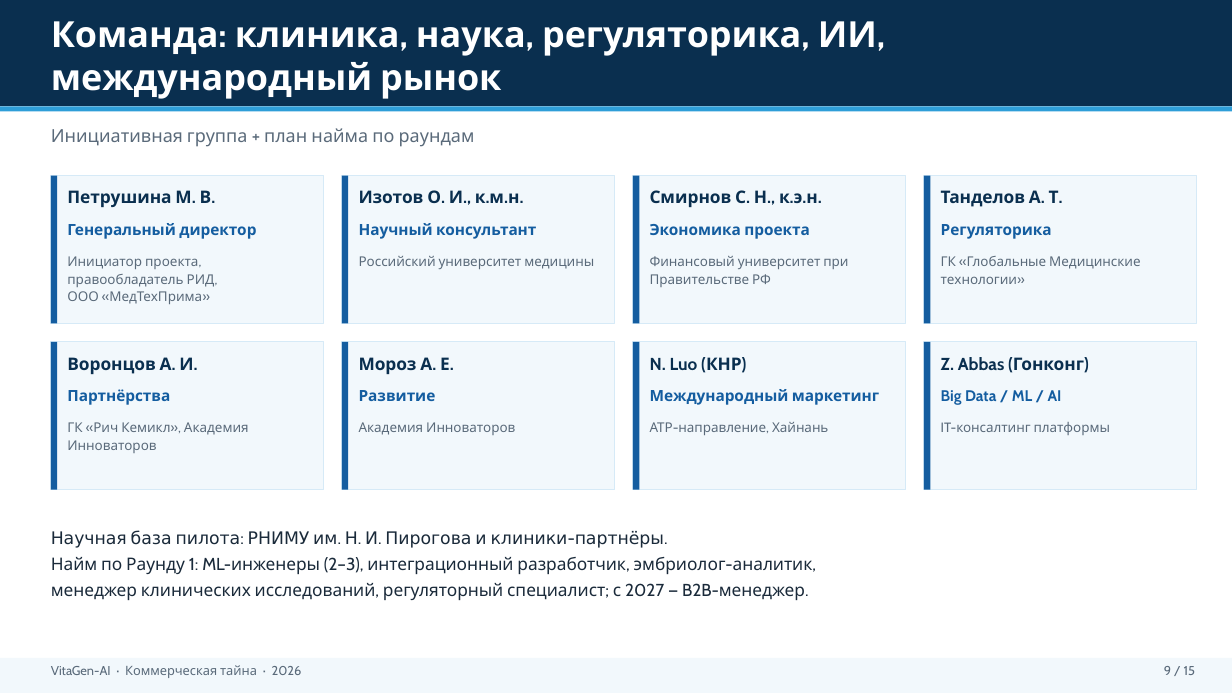
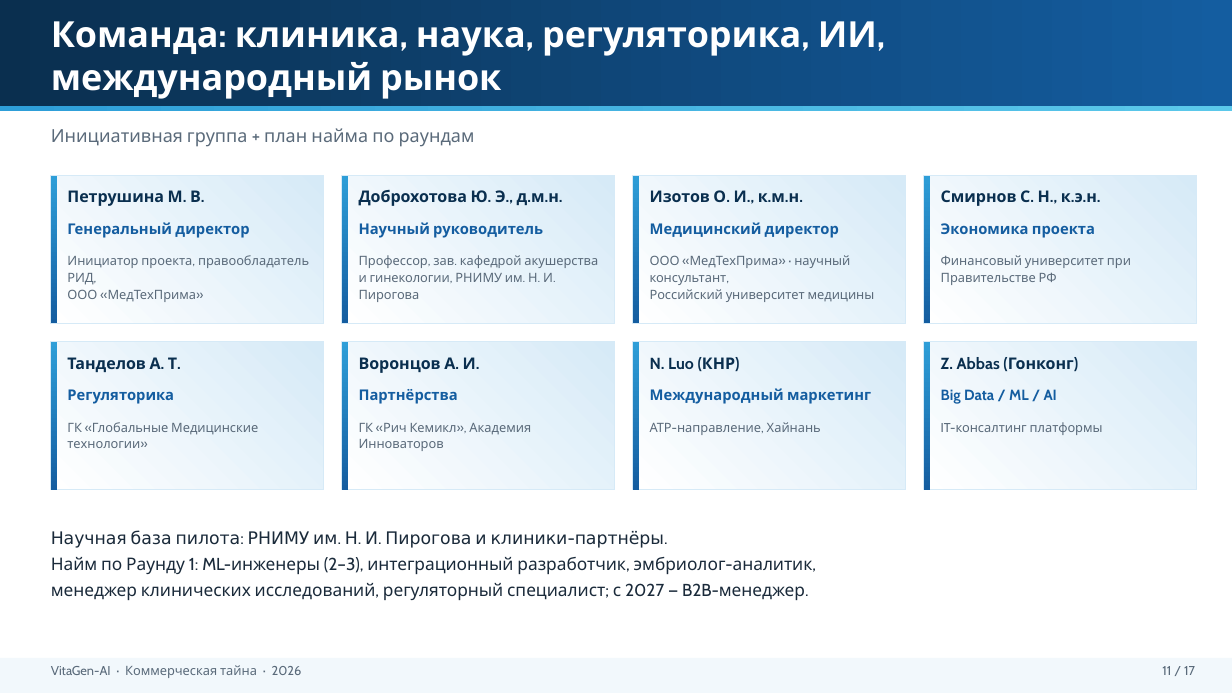
Before and after one commit to Mary-RND/vebinar-ii-analitik-landing, a slide deck: slide 11 of Business plan/Готовые документы/VitaGen_Инвестиционная_презентация.pptx (slide 9 before the commit). Drawn at 1232x693 pixels with LibreOffice and Linux fonts; fonts in the diff are those of the drawing. Boxes give left, top, right and bottom in pixels: in the first picture for what was removed or moved away, otherwise in the second. Text is boxed around its words. In the diff, an @@ line names an element or a change of style, - is before the commit and + after.

Commit message:
feat: презентация 17 слайдов — IP-стратегия, научный задел со сканами, команда; БП — депонирование ТЗ/кода

```diff
--- a/Business plan/Готовые документы/VitaGen_Инвестиционная_презентация.pptx
+++ b/Business plan/Готовые документы/VitaGen_Инвестиционная_презентация.pptx
@@ rectangle at [0, 0, 1232, 106]: fill #0A2F4F to gradient #0A2F4F to #145DA0 @@
@@ rectangle at [0, 106, 1232, 112]: fill #2E9ED8 to gradient #2E9ED8 to #5BC8EA @@
@@ text at [359, 190, 559, 206]: text changed; size 13.5 to 12.5 pt @@
-Изотов О. И., к.м.н.
+Доброхотова Ю. Э., д.м.н.
@@ text at [650, 190, 800, 202]: text changed; size 13.5 to 12.5 pt @@
-Смирнов С. Н., к.э.н.
+Изотов О. И., к.м.н.
@@ text at [941, 190, 1097, 206]: text changed; size 13.5 to 12.5 pt @@
-Танделов А. Т.
+Смирнов С. Н., к.э.н.
@@ text at [359, 222, 543, 238]: text changed; size 12 to 11.5 pt @@
-Научный консультант
+Научный руководитель
@@ text at [650, 222, 839, 238]: text changed; size 12 to 11.5 pt @@
-Экономика проекта
+Медицинский директор
@@ text at [941, 223, 1095, 238]: text changed; size 12 to 11.5 pt @@
-Регуляторика
+Экономика проекта
@@ text at [359, 255, 598, 302]: text changed; size 10.5 to 10 pt @@
-Российский университет медицины
+Профессор, зав. кафедрой акушерства
+и гинекологии, РНИМУ им. Н. И. Пирогова
@@ text at [650, 255, 875, 302]: text changed; size 10.5 to 10 pt @@
-Финансовый университет при Правительстве РФ
+ООО «МедТехПрима» · научный консультант,
+Российский университет медицины
@@ text at [941, 255, 1131, 285]: text changed; size 10.5 to 10 pt @@
-ГК «Глобальные Медицинские технологии»
+Финансовый университет при Правительстве РФ
@@ text at [67, 357, 177, 372]: text changed; size 13.5 to 12.5 pt @@
-Воронцов А. И.
+Танделов А. Т.
@@ text at [359, 357, 476, 373]: text changed; size 13.5 to 12.5 pt @@
-Мороз А. Е.
+Воронцов А. И.
@@ fill #F2F8FC to gradient #FFFFFF to #D6EAF7 in 8 elements at [51, 176, 323, 323], [342, 176, 615, 323], [633, 176, 906, 323], [924, 176, 1197, 323], [51, 342, 323, 490], [342, 342, 615, 490], [633, 342, 906, 490], [924, 342, 1197, 490] @@
@@ fill #145DA0 to gradient #145DA0 to #2E9ED8 in 8 elements at [51, 176, 57, 323], [342, 176, 348, 323], [633, 176, 640, 323], [924, 176, 931, 323], [51, 342, 57, 490], [342, 342, 348, 490], [633, 342, 640, 490], [924, 342, 931, 490] @@
@@ size 13.5 to 12.5 pt in 3 elements at [67, 190, 201, 206], [650, 357, 735, 369], [941, 357, 1074, 369] @@
@@ text at [67, 389, 174, 404]: text changed; size 12 to 11.5 pt @@
-Партнёрства
+Регуляторика
@@ text at [359, 389, 458, 404]: text changed; size 12 to 11.5 pt @@
-Развитие
+Партнёрства
@@ size 12 to 11.5 pt in 3 elements at [67, 222, 249, 238], [650, 388, 871, 404], [941, 389, 1057, 404] @@
@@ size 10.5 to 10 pt in 3 elements at [67, 255, 309, 302], [650, 422, 821, 435], [941, 422, 1103, 435] @@
@@ text at [67, 422, 258, 448]: text changed; size 10.5 to 10 pt @@
-ГК «Рич Кемикл», Академия Инноваторов
+ГК «Глобальные Медицинские технологии»
@@ text at [359, 423, 531, 451]: text changed; size 10.5 to 10 pt @@
-Академия Инноваторов
+ГК «Рич Кемикл», Академия Инноваторов
@@ text at [1162, 666, 1195, 675]: text changed @@
-9 / 15
+11 / 17
```
Also in this commit, not shown: 14 other slides changed, 2 slides added, 11 other files.
